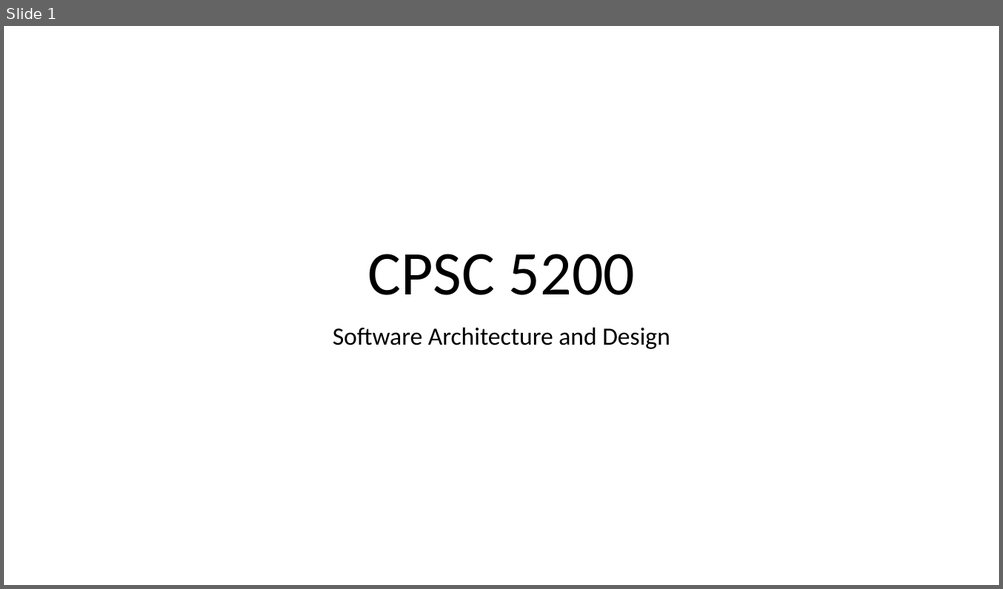
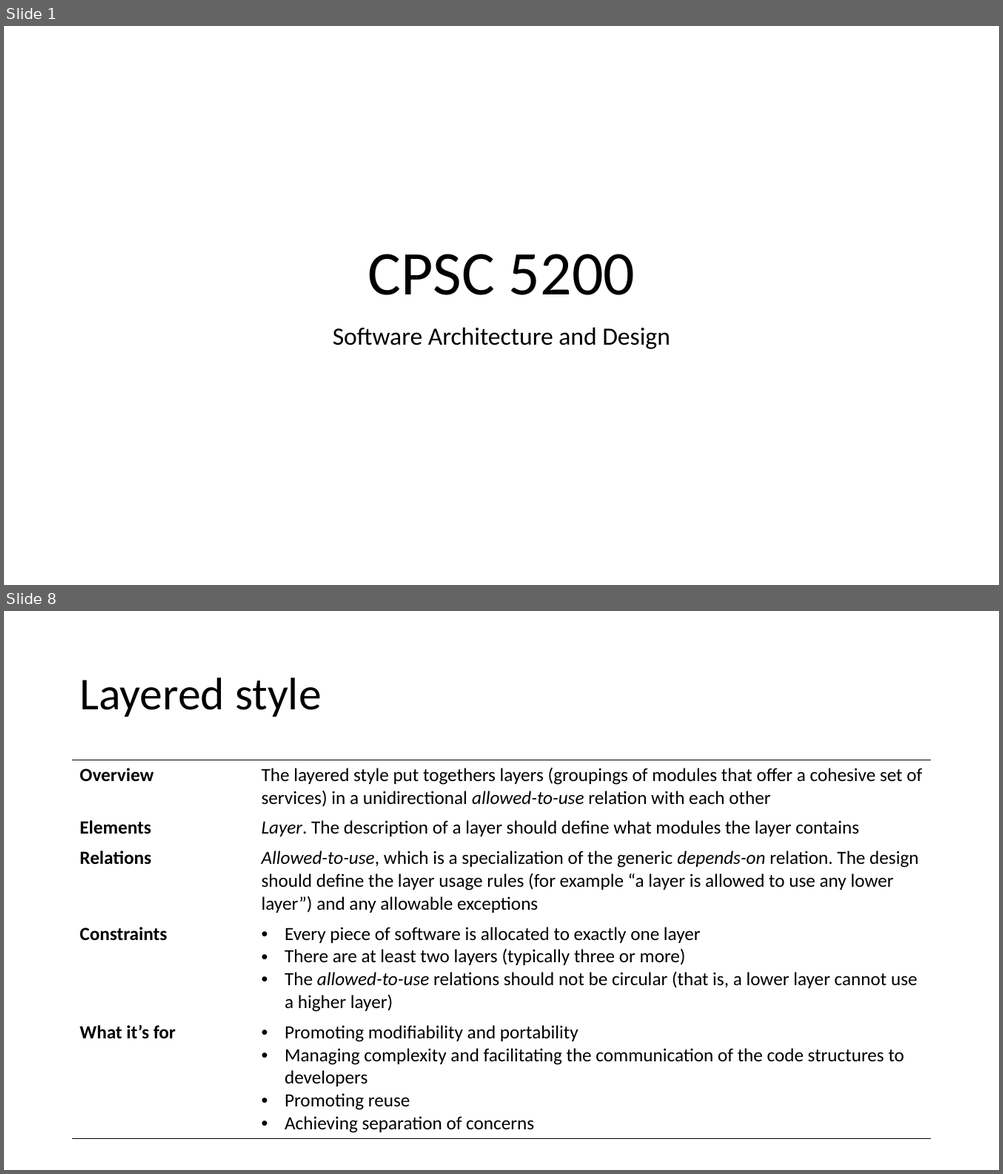
Before and after one commit to IrenaNiu/SU_CPSC_5200_20WQ, a slide deck: lectures/20WQ-02-11 Documenting software architectures.pptx. Shown one above the other, each under a label of ours: slide 1 before the commit, slides 1 and 8 after it; the slides between them are not shown. The pictures are 1003x589 and 1003x1174 pixels, drawn with LibreOffice and Linux fonts; fonts in the diff are those of the drawing. Boxes give left, top, right and bottom in pixels: in the first picture for what was removed or moved away, otherwise in the second. Text is boxed around its words. In the diff, an @@ line names an element or a change of style, - is before the commit and + after.

```diff
--- a/lectures/20WQ-02-11 Documenting software architectures.pptx
+++ b/lectures/20WQ-02-11 Documenting software architectures.pptx
@@ slide 8 added at (x1=4, y1=611, x2=999, y2=1170), background #FFFFFF @@
@@ title added at (x1=79, y1=678, x2=321, y2=717), 44 pt, text #000000 @@
+Layered style
@@ table added at (x1=73, y1=760, x2=930, y2=1136), 5 rows, 2 columns @@
+Overview | The layered style put togethers layers (groupings of modules that offer a cohesive set of services) in a unidirectional allowed-to-use relation with each other
+Elements | Layer. The description of a layer should define what modules the layer contains
+Relations | Allowed-to-use, which is a specialization of the generic depends-on relation. The design should define the layer usage rules (for example “a layer is allowed to use any lower layer”) and any allowable exceptions
+Constraints | Every piece of software is allocated to exactly one layer / There are at least two layers (typically three or more) / The allowed-to-use relations should not be circular (that is, a lower layer cannot use a higher layer)
+What it’s for | Promoting modifiability and portability / Managing complexity and facilitating the communication of the code structures to developers / Promoting reuse / Achieving separation of concerns
```
Also in this commit, not shown: 24 other slides added.
